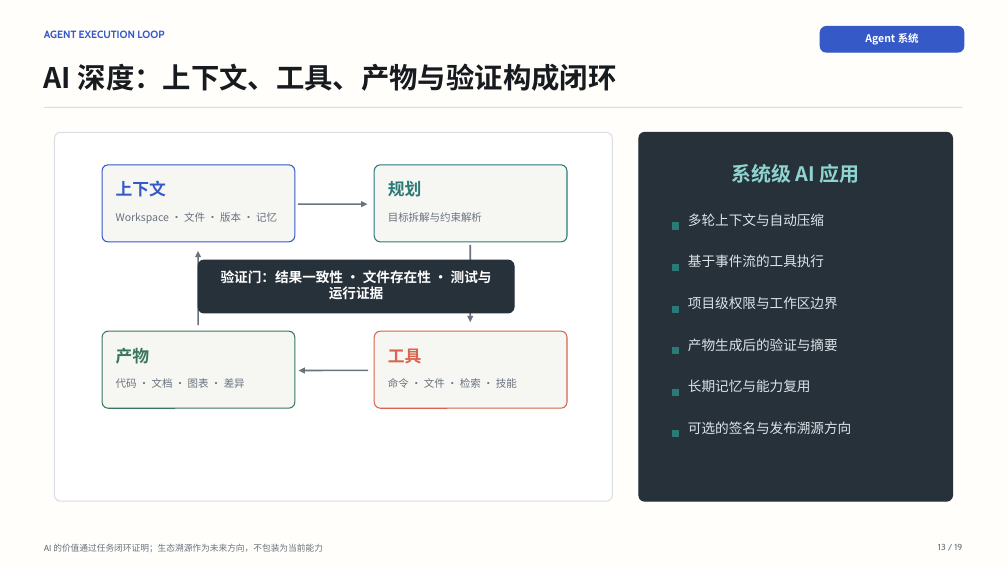
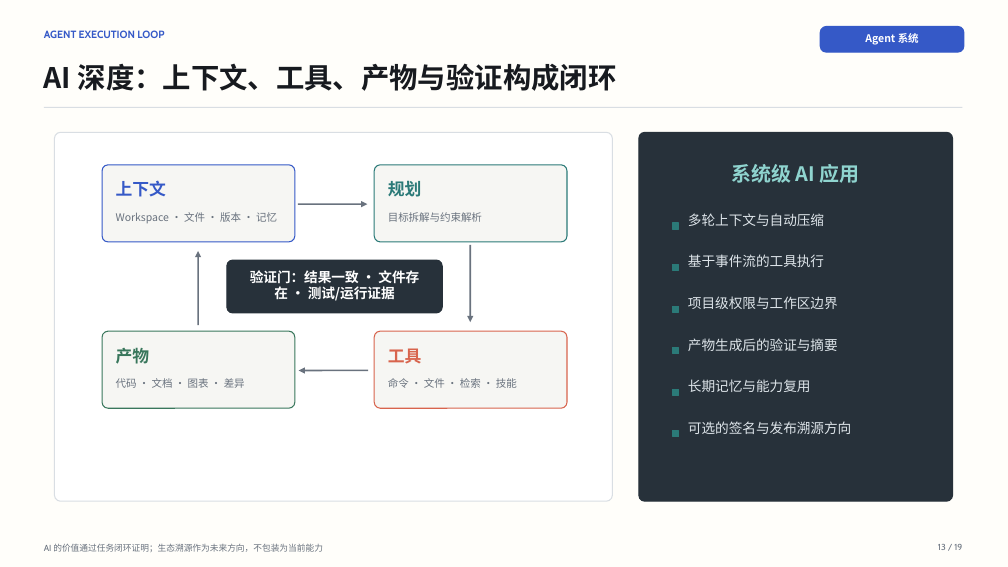
Before and after one commit to 2830500285/BAI-Work, a slide deck: slide 13 of docs/presentation/BAI-Work-Defense-Deck.pptx. Drawn at 1008x567 pixels with LibreOffice and Linux fonts; fonts in the diff are those of the drawing. Boxes give left, top, right and bottom in pixels: in the first picture for what was removed or moved away, otherwise in the second. Text is boxed around its words. In the diff, an @@ line names an element or a change of style, - is before the commit and + after.

```diff
--- a/docs/presentation/BAI-Work-Defense-Deck.pptx
+++ b/docs/presentation/BAI-Work-Defense-Deck.pptx
@@ rounded rectangle: place and size @@
-rounded rectangle at [198,260,514,313]
+rounded rectangle at [227,260,442,313]
@@ text at [250,270,419,301]: text changed @@
-验证门：结果一致性 · 文件存在性 · 测试与运行证据
+验证门：结果一致 · 文件存在 · 测试/运行证据
```
Also in this commit, not shown: 1 other file.
